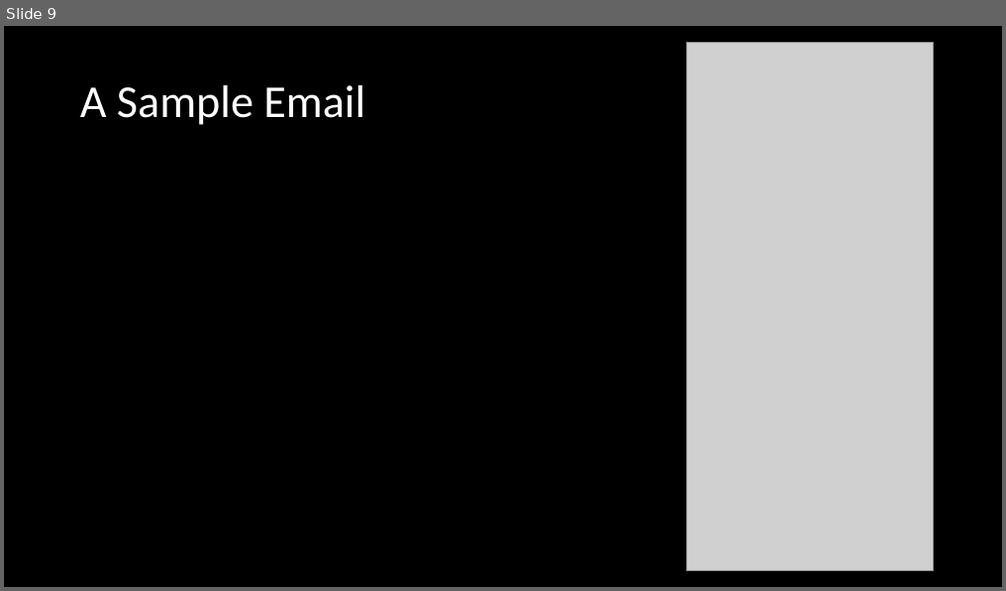
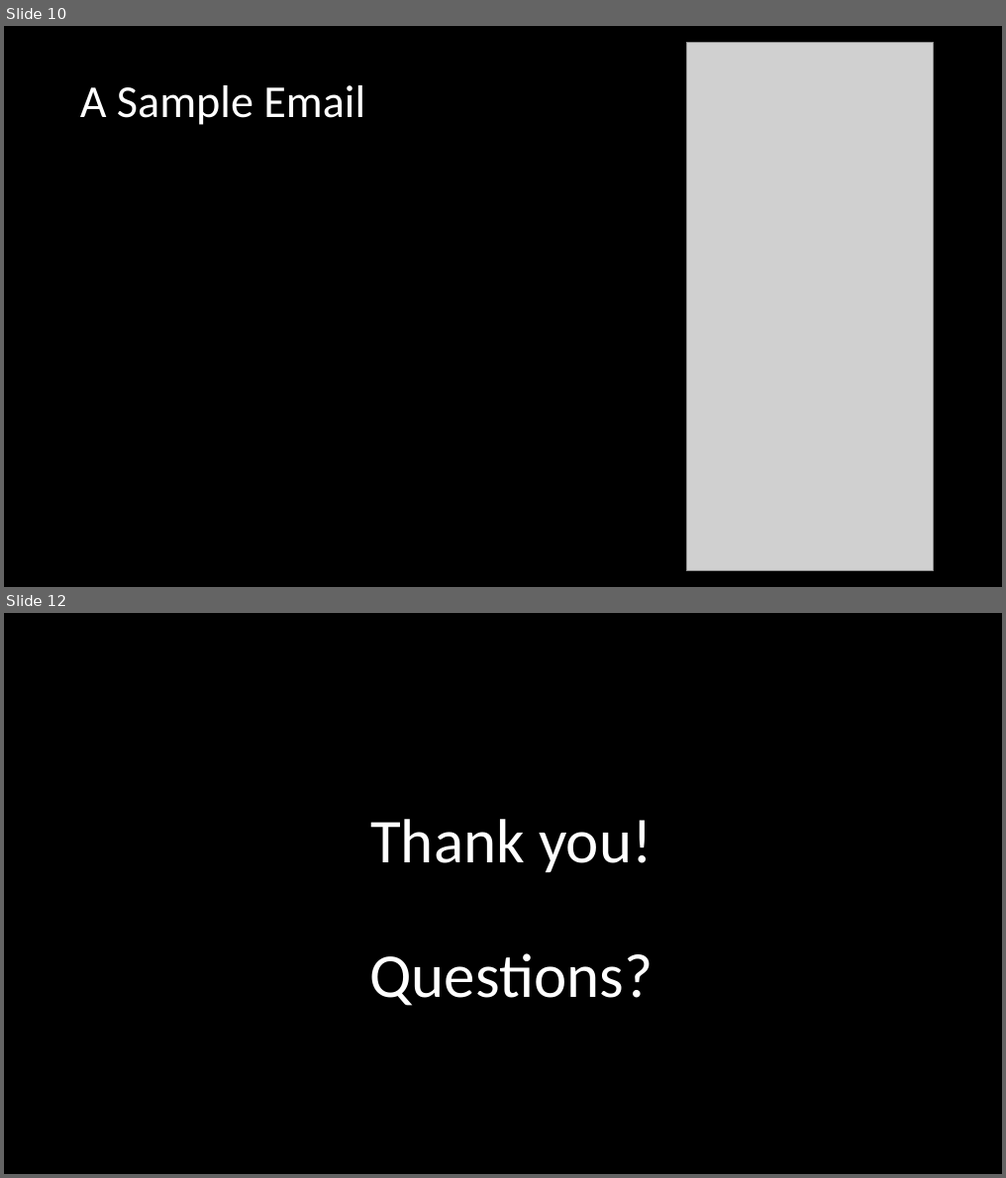
Before and after one commit to phillipad7/ist360_proj, a slide deck: IOT 360 Project Update.pptx. Shown one above the other, each under a label of ours: slide 9 before the commit, slides 10 and 12 after it; the slides between them are not shown. The pictures are 1006x591 and 1006x1178 pixels, drawn with LibreOffice and Linux fonts; fonts in the diff are those of the drawing; grey boxes stand for pictures. Boxes give left, top, right and bottom in pixels: in the first picture for what was removed or moved away, otherwise in the second. Text is boxed around its words. In the diff, an @@ line names an element or a change of style, - is before the commit and + after.

```diff
--- a/IOT 360 Project Update.pptx
+++ b/IOT 360 Project Update.pptx
@@ slide 12 added at (4,613,1002,1174), background #000000 @@
@@ title added at (370,819,653,1006), 60 pt, text #FFFFFF @@
+Thank you!
+Questions?
@@ what was slide 9 is now slide 10 @@
```
Also in this commit, not shown: 3 slides changed, 3 other slides added, 2 slides removed, 1 other file.
